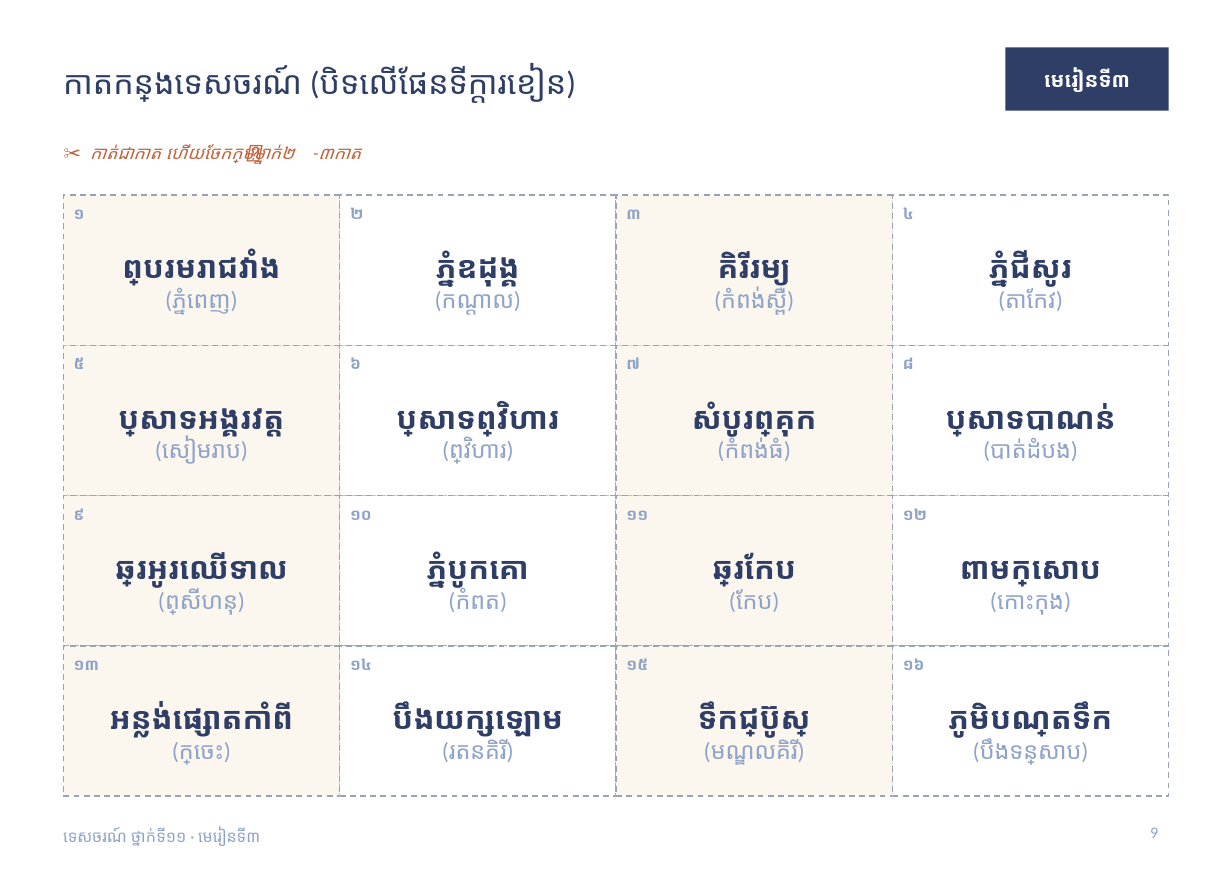
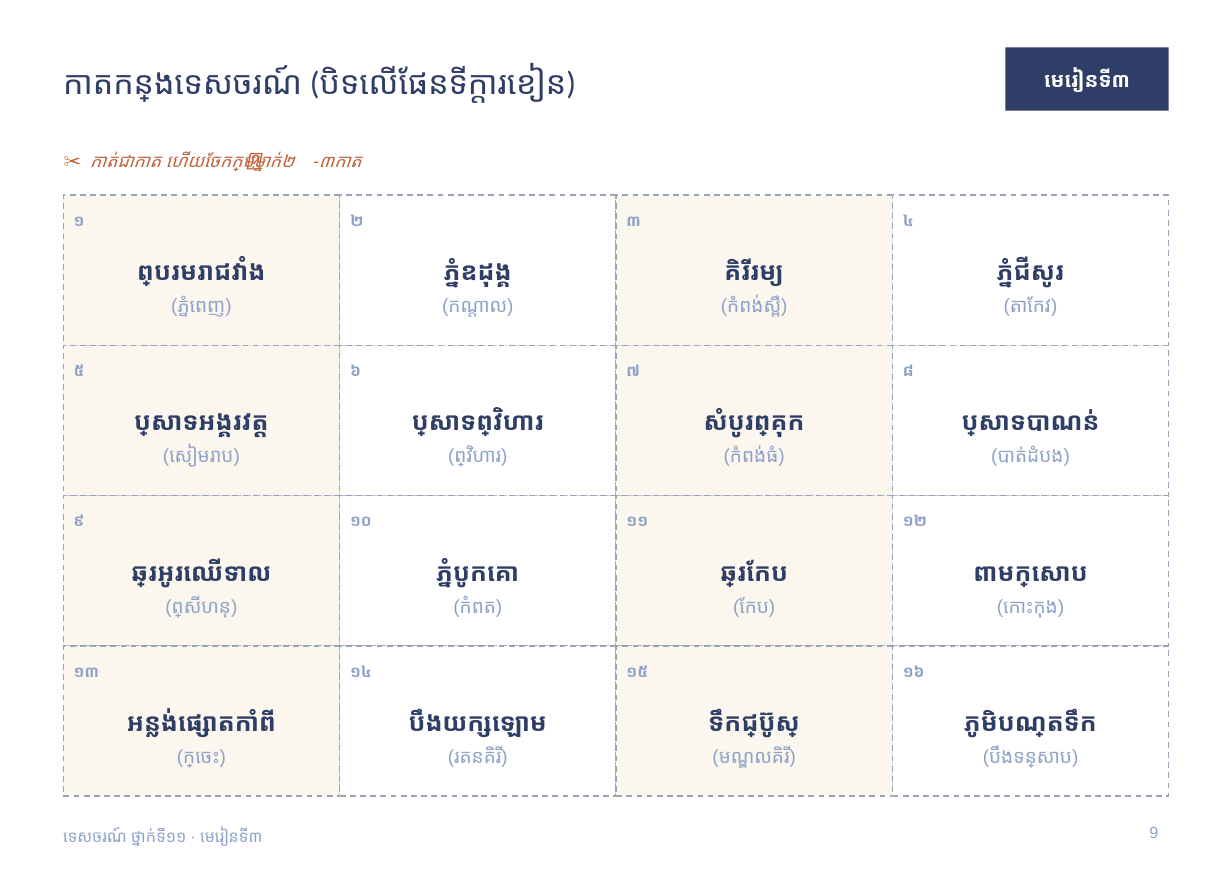
Before and after one commit to khgeo/tourism11, a slide deck: slide 9 of plan/slides/tourism11-lesson-03.pptx. Drawn at 1232x872 pixels with LibreOffice and Linux fonts; fonts in the diff are those of the drawing. Boxes give left, top, right and bottom in pixels: in the first picture for what was removed or moved away, otherwise in the second. Text is boxed around its words. In the diff, an @@ line names an element or a change of style, - is before the commit and + after.

```diff
--- a/plan/slides/tourism11-lesson-03.pptx
+++ b/plan/slides/tourism11-lesson-03.pptx
@@ text "ព្រះបរមរាជវាំង" at (137, 257, 265, 316): size 21 to 17 pt in "ព្រះបរមរាជវាំង"; font Calibri to Arial; size 16 to 13 pt in "(ភ្នំពេញ)"; line spacing 1 to 1.35 @@
@@ text "ភ្នំឧដុង្គ" at (442, 258, 514, 316): size 21 to 17 pt in "ភ្នំឧដុង្គ"; font Calibri to Arial; size 16 to 13 pt in "(កណ្តាល)"; line spacing 1 to 1.35 @@
@@ text "គិរីរម្យ" at (721, 258, 788, 316): size 21 to 17 pt in "គិរីរម្យ"; font Calibri to Arial; size 16 to 13 pt in "(កំពង់ស្ពឺ)"; line spacing 1 to 1.35 @@
@@ text "ភ្នំជីសូរ" at (997, 257, 1064, 316): size 21 to 17 pt in "ភ្នំជីសូរ"; font Calibri to Arial; size 16 to 13 pt in "(តាកែវ)"; line spacing 1 to 1.35 @@
@@ text "ប្រាសាទអង្គរវត្ត" at (134, 413, 268, 467): size 21 to 17 pt in "ប្រាសាទអង្គរវត្ត"; font Calibri to Arial; size 16 to 13 pt in "(សៀមរាប)"; line spacing 1 to 1.35 @@
@@ text "ប្រាសាទព្រះវិហារ" at (412, 407, 544, 467): size 21 to 17 pt in "ប្រាសាទព្រះវិហារ"; font Calibri to Arial; size 16 to 13 pt in "(ព្រះវិហារ)"; line spacing 1 to 1.35 @@
@@ text "សំបូរព្រៃគុក" at (704, 408, 805, 466): size 21 to 17 pt in "សំបូរព្រៃគុក"; font Calibri to Arial; size 16 to 13 pt in "(កំពង់ធំ)"; line spacing 1 to 1.35 @@
@@ text "ប្រាសាទបាណន់" at (962, 409, 1099, 466): size 21 to 17 pt in "ប្រាសាទបាណន់"; font Calibri to Arial; size 16 to 13 pt in "(បាត់ដំបង)"; line spacing 1 to 1.35 @@
@@ text "ឆ្នេរអូរឈើទាល" at (131, 558, 271, 617): size 21 to 17 pt in "ឆ្នេរអូរឈើទាល"; font Calibri to Arial; size 16 to 13 pt in "(ព្រះសីហនុ)"; line spacing 1 to 1.35 @@
@@ text "ភ្នំបូកគោ" at (436, 558, 519, 617): size 21 to 17 pt in "ភ្នំបូកគោ"; font Calibri to Arial; size 16 to 13 pt in "(កំពត)"; line spacing 1 to 1.35 @@
@@ text "ឆ្នេរកែប" at (720, 559, 788, 617): size 21 to 17 pt in "ឆ្នេរកែប"; font Calibri to Arial; size 16 to 13 pt in "(កែប)"; line spacing 1 to 1.35 @@
@@ text "ពាមក្រសោប" at (973, 566, 1087, 617): size 21 to 17 pt in "ពាមក្រសោប"; font Calibri to Arial; size 16 to 13 pt in "(កោះកុង)"; line spacing 1 to 1.35 @@
@@ font Calibri to Arial; line spacing 1 to 1.35 in 17 elements at (90, 151, 361, 172), (74, 216, 85, 226), (350, 214, 363, 226), (626, 216, 640, 226), (903, 214, 914, 226), (74, 364, 85, 376), (350, 364, 361, 376), (626, 364, 640, 376), (903, 364, 914, 376), (74, 514, 85, 526), (350, 516, 372, 526), (626, 516, 648, 526), (903, 514, 927, 526), (74, 667, 99, 677), (350, 665, 372, 677), (626, 665, 648, 677), (903, 665, 925, 677) @@
@@ text "អន្លង់ផ្សោតកាំពី" at (127, 708, 275, 767): size 21 to 17 pt in "អន្លង់ផ្សោតកាំពី"; font Calibri to Arial; size 16 to 13 pt in "(ក្រចេះ)"; line spacing 1 to 1.35 @@
@@ text "បឹងយក្សឡោម" at (409, 708, 547, 767): size 21 to 17 pt in "បឹងយក្សឡោម"; font Calibri to Arial; size 16 to 13 pt in "(រតនគិរី)"; line spacing 1 to 1.35 @@
@@ text "ទឹកជ្រោះប៊ូស្រា" at (708, 708, 799, 767): size 21 to 17 pt in "ទឹកជ្រោះប៊ូស្រា"; font Calibri to Arial; size 16 to 13 pt in "(មណ្ឌលគិរី)"; line spacing 1 to 1.35 @@
@@ text "ភូមិបណ្តែតទឹក" at (964, 708, 1097, 767): size 21 to 17 pt in "ភូមិបណ្តែតទឹក"; font Calibri to Arial; size 16 to 13 pt in "(បឹងទន្លេសាប)"; line spacing 1 to 1.35 @@
@@ text "ទេសចរណ៍ ថ្នាក់ទី១១ · មេរៀនទី៣" at (63, 827, 262, 846): font Calibri to Arial @@
@@ page number at (1149, 827, 1158, 838): font Calibri to Arial @@
```
Also in this commit, not shown: 12 other slides changed, 23 other files.
